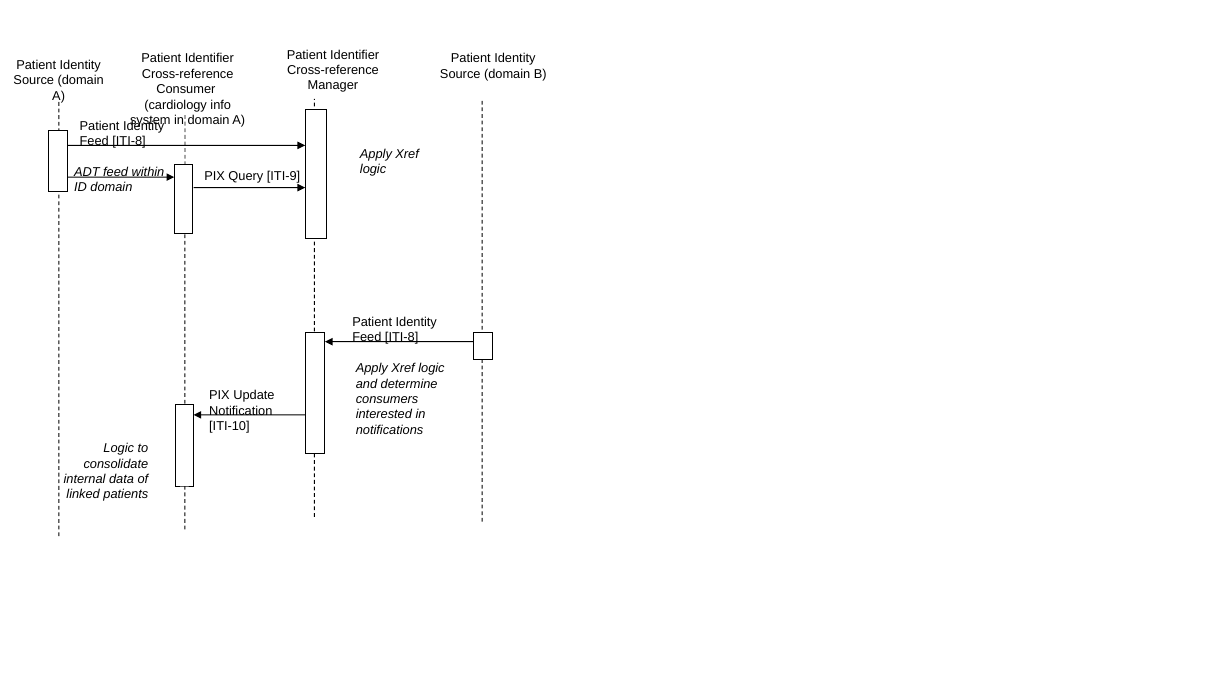
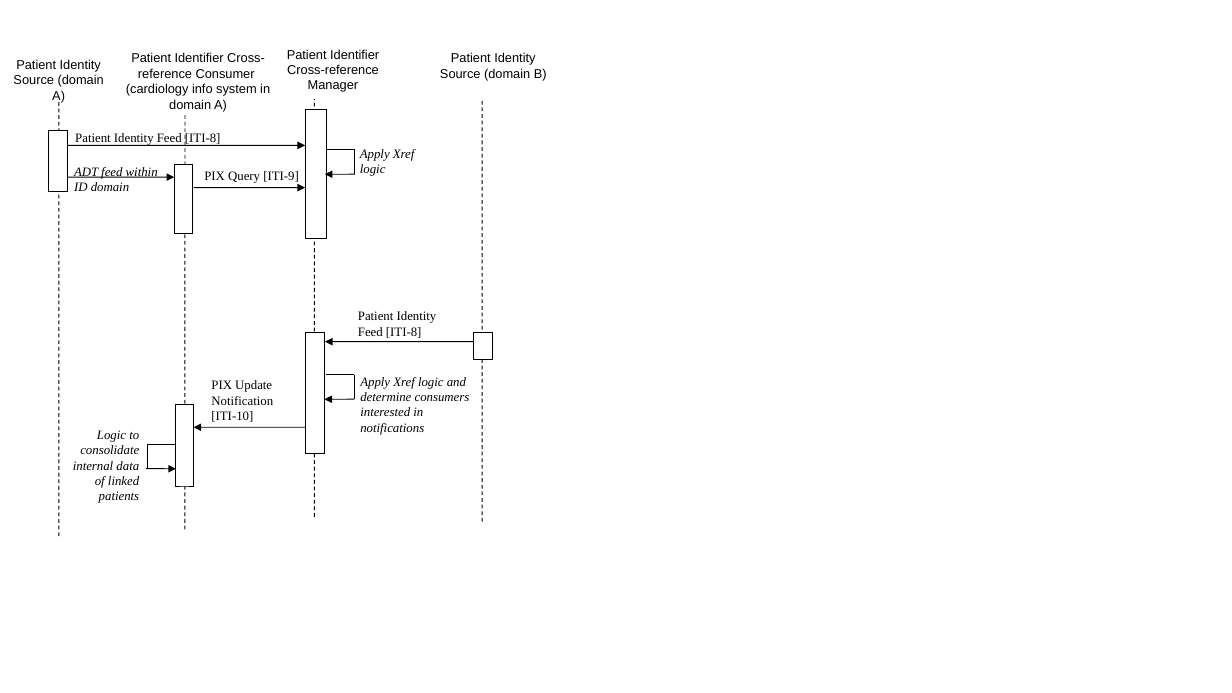
Before and after one commit to IHE/publications, a slide deck: slide 1 of ITI/TF/Volume1/media/Figure_5.3-2.pptx. Drawn at 1232x693 pixels with LibreOffice and Linux fonts; fonts in the diff are those of the drawing. Boxes give left, top, right and bottom in pixels: in the first picture for what was removed or moved away, otherwise in the second. Text is boxed around its words. In the diff, an @@ line names an element or a change of style, - is before the commit and + after.

```diff
--- a/ITI/TF/Volume1/media/Figure_5.3-2.pptx
+++ b/ITI/TF/Volume1/media/Figure_5.3-2.pptx
@@ text "Patient Identifier Cross-reference Consumer" rewrapped from <box>130,52,245,127</box> to <box>126,52,270,112</box> @@
@@ text at <box>75,133,221,145</box>: text changed; font Arial to Times New Roman @@
-Patient Identity
-Feed [ITI-8]
+Patient Identity Feed [ITI-8]
@@ arrow added from (355, 175) to (325, 175), #000000 0.75 pt @@
@@ line added from (355, 150) to (326, 150), #000000 1 pt @@
@@ line added from (355, 150) to (355, 175), #000000 1 pt @@
@@ text "PIX Update": place and size @@
-text "PIX Update" at <box>209,389,274,433</box>
+text "PIX Update" at <box>211,380,273,422</box>
@@ line added from (355, 375) to (325, 375), #000000 1 pt @@
@@ line added from (355, 375) to (355, 399), #000000 1 pt @@
@@ text "Apply Xref logic and determine ...": place and size @@
-text "Apply Xref logic and determine ..." at <box>356,362,444,434</box>
+text "Apply Xref logic and determine ..." at <box>360,377,470,435</box>
@@ arrow added from (355, 399) to (324, 399), #000000 0.75 pt @@
@@ font Arial to Times New Roman in 7 elements at <box>204,171,299,183</box>, <box>360,149,415,176</box>, <box>74,167,158,191</box>, <box>358,311,437,338</box>, <box>211,380,273,422</box>, <box>360,377,470,435</box>, <box>73,430,139,503</box> @@
@@ text "Logic to consolidate internal data ...": place and size @@
-text "Logic to consolidate internal data ..." at <box>64,442,149,501</box>
+text "Logic to consolidate internal data ..." at <box>73,430,139,503</box>
@@ line added from (176, 445) to (147, 445), #000000 1 pt @@
@@ line added from (148, 445) to (148, 469), #000000 1 pt @@
@@ arrow moved from (305, 415) - (194, 415) to (305, 427) - (194, 427) @@
@@ arrow added from (146, 469) to (176, 469), #000000 0.75 pt @@
```
Also in this commit, not shown: 1 other file.
